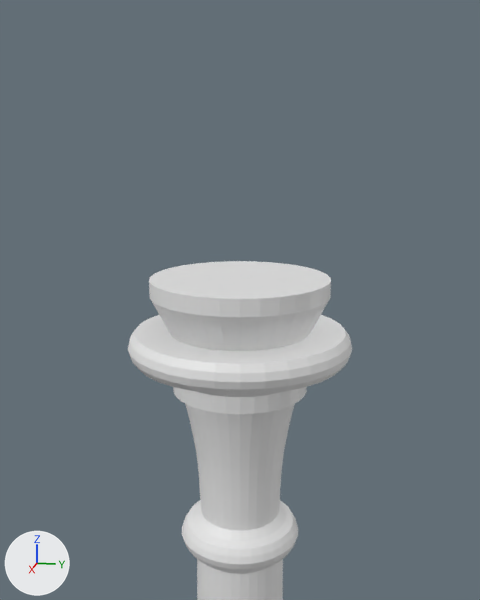
What one commit did to the Blender file assignment2_v1.4.blend.
Before and after are seen from a camera (50 mm lens) standing at (0.507, -0.148, 1.583) and looking at (0.023, -0.244, 1.462). Every picture has the same lights, and +X, +Y and +Z are marked at lower left.
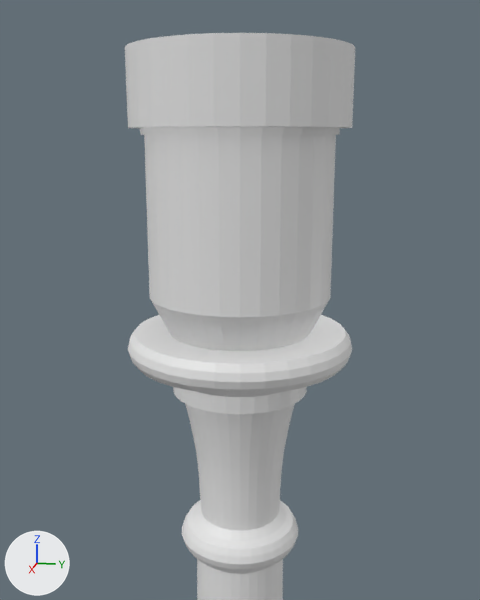
Where the change shows, as pixel boxes (x1, y1, x2, y2) in the pictures (480 x 600 px):
'Cylinder.003', reshaped: before (128, 261, 352, 600); after (125, 33, 355, 600)
part 1 of me_cylinder_001, built on: before (149, 261, 331, 301); after (125, 33, 355, 301)

What changed in the scene script:
```text
Change me_cylinder_001:
    used by ob_cylinder_003; location = (0.0, 0.0, -1.268); scale = (0.173, 0.173, 0.156)
    remove me_cylinder_001.from_pydata(...)  # 1696 vertices, 1666 faces; spans x -1.1..1.1, y -2.6..-0.3, z -1.0..17.6
    add me_cylinder_001.from_pydata(...)  # 1824 vertices, 1794 faces; spans x -1.1..1.1, y -2.6..-0.3, z -1.0..18.7
    me_cylinder_001 part 1
    1 face is deleted
    32 vertices in x -0.4..0.4, y -1.9..-1.0, z 17.6 move by (0.0, 0.0, 0.7)
    106 vertices are added at x -0.5..0.5, y -1.9..-1.0, z 18.3..18.7
    17 new vertices lie (0.0, 0.0, 0.4) away from vertices in x -0.4..0.5, y -1.9..-1.0, z 18.3
    5 new vertices lie (0.0, 0.0, 0.4) away from vertices in x -0.5..0.2, y -1.9..-1.5, z 18.3
    129 new faces join them
```
